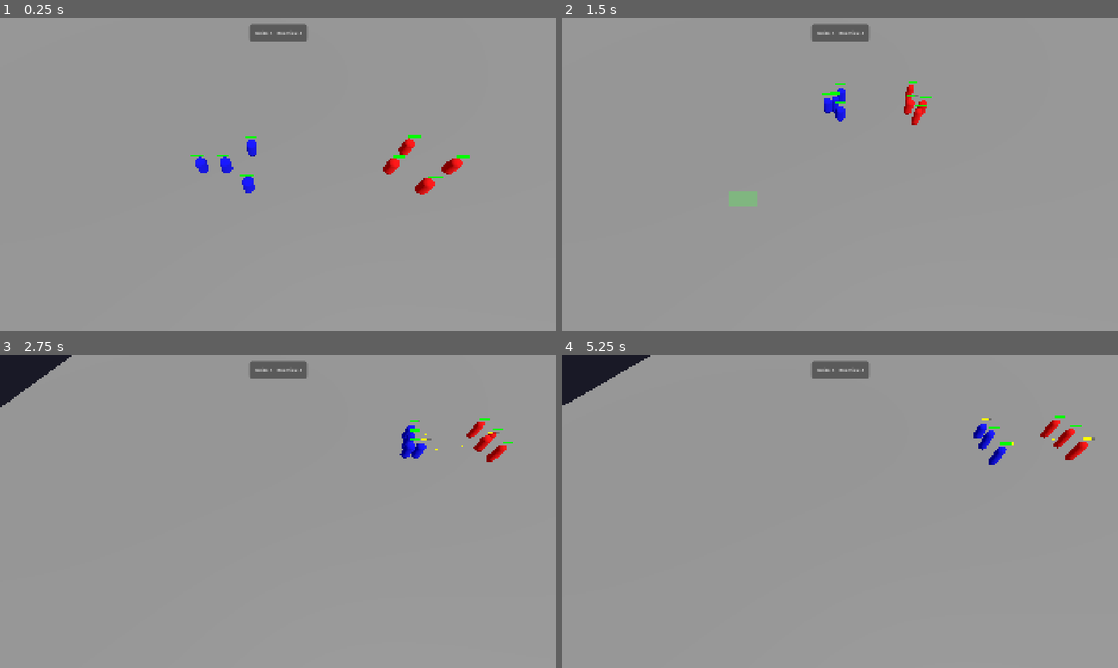
Above: before the commit, frames 1-4 (two rows, left to right).
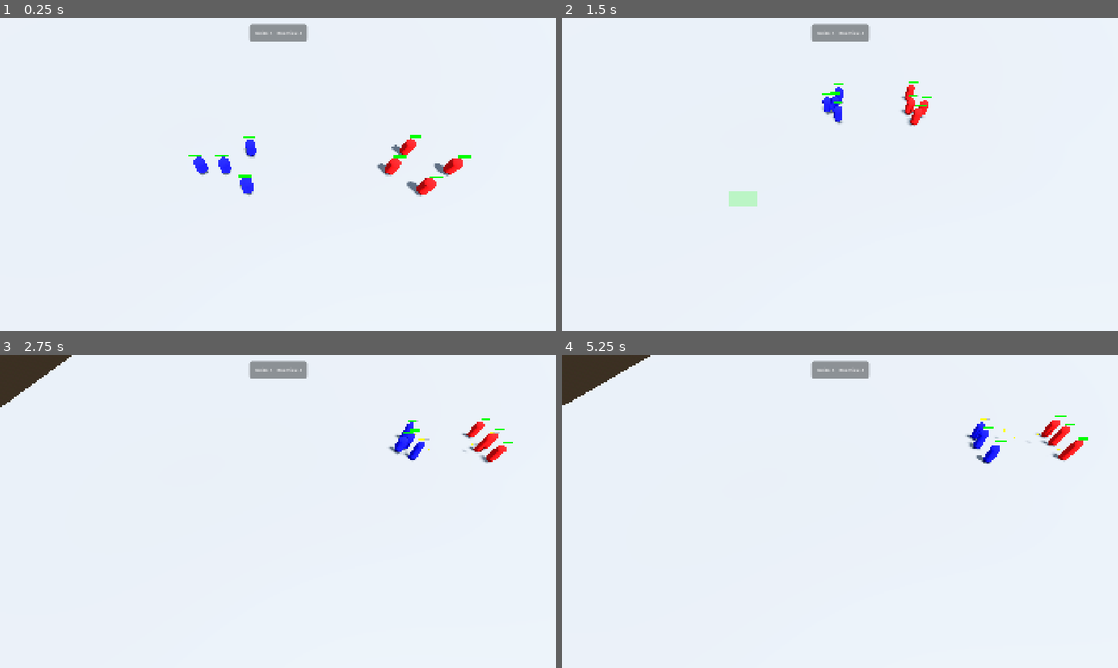
Above: after the commit, the same moments.

Repository: planetazul3/Game
Game: Godot game, scene res://scenes/test_map.tscn
Two runs of this game, one before a commit and one after it. Both use one fixed random seed, a clock stepped at 60 frames per second and the inputs below. Sound files missing from this copy of the repository are replaced by a short silence.
Inputs (mouse positions are in pixels of both pictures, inside the frame that each line leads up to):
- Up to frame 1 (0.25 s): no input
- Up to frame 2 (1.5 s): move the mouse to (962, 158) at 0.52 s; hold S (camera_backward) 0.53-1.25 s; click (962, 158) at 0.67 s; drag from (728, 190) to (812, 237) at 1.27 s
- Up to frame 3 (2.75 s): move the mouse to (333, 442) at 2.02 s; hold A (camera_left) from 2.03 s (still down); click (333, 442) at 2.17 s
- Up to frame 4 (5.25 s): release A (camera_left) at 2.75 s; drag from (812, 574) to (673, 464) at 2.77 s; move the mouse to (1006, 558) at 3.52 s; tap Mouse wheel up (camera_zoom_in) at 3.6 s; click (1006, 558) at 3.67 s; drag from (673, 464) to (756, 433) at 4.27 s; move the mouse to (867, 511) at 5.02 s; hold Shift from 5.03 s (still down); click (867, 511) at 5.17 s

The runs differ from the first frame. In frame 1, 100% of the frame differs, in the area x 0-100%, y 0-100%; in frame 2, 100%; in frame 3, 100%; in frame 4, 100%.

Commit message:
chore: finalize gameplay-first pivot, cleanup docs, and improve feel

Diff:
--- a/scenes/test_map.tscn
+++ b/scenes/test_map.tscn
@@ -4,6 +4,18 @@
 [ext_resource type="Script" path="res://scripts/player_controller.gd" id="2_player"]
 [ext_resource type="Script" path="res://scripts/rts_camera.gd" id="3_camera"]
 [ext_resource type="PackedScene" path="res://scenes/game_ui.tscn" id="4_ui_scene"]
+
+[sub_resource type="ProceduralSkyMaterial" id="ProceduralSkyMaterial_map"]
+sky_top_color = Color(0.384314, 0.454902, 0.54902, 1)
+
+[sub_resource type="Sky" id="Sky_map"]
+sky_material = SubResource("ProceduralSkyMaterial_map")
+
+[sub_resource type="Environment" id="Environment_map"]
+background_mode = 2
+sky = SubResource("Sky_map")
+tonemap_mode = 2
+glow_enabled = true
 
 [sub_resource type="BoxMesh" id="BoxMesh_floor"]
 size = Vector3(100, 1, 100)
@@ -28,6 +40,12 @@
 
 [node name="DirectionalLight3D" type="DirectionalLight3D" parent="."]
 transform = Transform3D(0.866025, -0.433013, 0.25, 0, 0.5, 0.866025, -0.5, -0.75, 0.433013, 0, 10, 0)
+shadow_enabled = true
+shadow_bias = 0.04
+shadow_blur = 1.5
+
+[node name="WorldEnvironment" type="WorldEnvironment" parent="."]
+environment = SubResource("Environment_map")
 
 [node name="GameUI" parent="." instance=ExtResource("4_ui_scene")]
 
--- a/scripts/player_controller.gd
+++ b/scripts/player_controller.gd
@@ -90,10 +90,13 @@
 		else:
 			# Just move to position
 			var target_pos = result.position
-			_spawn_move_marker(target_pos)
+
+			var is_attack_move = Input.is_key_pressed(KEY_A)
+			_spawn_move_marker(target_pos if not is_attack_move else target_pos) # Could use different color
+
 			for unit in selected_units:
 				if is_instance_valid(unit):
-					unit.move_to(target_pos)
+					unit.move_to(target_pos, is_attack_move)
 
 func _spawn_move_marker(pos: Vector3) -> void:
 	var marker_scene = load("res://scenes/move_marker.tscn")
--- a/scripts/unit.gd
+++ b/scripts/unit.gd
@@ -75,15 +75,19 @@
 	sb.bg_color = color
 	hp_bar.add_theme_stylebox_override("fill", sb)
 
-func move_to(pos: Vector3) -> void:
+var is_attack_moving: bool = false
+
+func move_to(pos: Vector3, attack_move: bool = false) -> void:
 	var offset = Vector3(randf_range(-1.0, 1.0), 0, randf_range(-1.0, 1.0))
 	target_position = pos + offset
 	target_unit = null
+	is_attack_moving = attack_move
 	current_state = State.MOVE
 	nav_agent.set_target_position(target_position)
 
 func attack(target: Node3D) -> void:
 	target_unit = target
+	is_attack_moving = false
 	current_state = State.ATTACK
 
 func take_damage(amount: int) -> void:
@@ -125,7 +129,7 @@
 func _process_idle(_delta: float) -> void:
 	var units = get_tree().get_nodes_in_group("units")
 	var nearest_enemy = null
-	var min_dist = 30.0 # Increased from 15.0
+	var min_dist = 30.0
 
 	for unit in units:
 		if unit.faction_id != faction_id:
@@ -139,9 +143,17 @@
 		attack(nearest_enemy)
 
 func _process_move(delta: float) -> void:
+	if is_attack_moving:
+		# Scan for enemies while moving
+		var units = get_tree().get_nodes_in_group("units")
+		for unit in units:
+			if unit.faction_id != faction_id and global_position.distance_to(unit.global_position) < 15.0:
+				attack(unit)
+				return
+
 	if nav_agent.is_navigation_finished():
 		current_state = State.IDLE
-		mesh.scale = mesh.scale.lerp(Vector3.ONE, delta * 10.0) # Reset scale
+		mesh.scale = mesh.scale.lerp(Vector3.ONE, delta * 15.0)
 		return
 
 	var next_path_pos: Vector3 = nav_agent.get_next_path_position()
@@ -150,10 +162,11 @@
 	var push = _calculate_separation()
 	new_velocity += push * 4.0
 
-	velocity = velocity.lerp(new_velocity, delta * 8.0)
+	# Mass-based acceleration (lower multiplier = heavier feel)
+	velocity = velocity.lerp(new_velocity, delta * 6.0)
 	move_and_slide()
 
-	# Procedural "Running" animation (Squish/Stretch)
+	# Procedural walk animation
 	var walk_cycle = sin(Time.get_ticks_msec() * 0.015) * 0.1
 	mesh.scale.y = 1.0 + walk_cycle
 	mesh.scale.x = 1.0 - walk_cycle
@@ -173,13 +186,28 @@
 		nav_agent.set_target_position(target_unit.global_position)
 		_process_move(delta)
 	else:
-		velocity = velocity.lerp(Vector3.ZERO, delta * 10.0)
+		# Decelerate to stop
+		velocity = velocity.lerp(Vector3.ZERO, delta * 15.0)
 		move_and_slide()
 
+		# Look at target
+		var look_target = target_unit.global_position
+		look_at(Vector3(look_target.x, global_position.y, look_target.z), Vector3.UP)
+
 		attack_timer -= delta
-		if attack_timer <= 0:
+
+		# Attack Anticipation (Windup)
+		if attack_timer < 0.2 and attack_timer > 0:
+			# Squish down before firing
+			mesh.scale = mesh.scale.lerp(Vector3(1.2, 0.8, 1.2), delta * 20.0)
+		elif attack_timer <= 0:
 			_fire_projectile()
 			attack_timer = attack_cooldown
+			# Kickback effect
+			mesh.scale = Vector3(0.8, 1.4, 0.8)
+		else:
+			# Reset scale during cooldown
+			mesh.scale = mesh.scale.lerp(Vector3.ONE, delta * 10.0)
 
 func _fire_projectile() -> void:
 	var bullet_scene = load("res://scenes/bullet.tscn")
Not shown, added: project_snapshot_20260512_174805.txt
Not shown, changed: .antigravity/instructions.md
Not shown, removed: docs/EXECUTION_FLOW.md
Not shown, removed: docs/LOCKSTEP_GUIDE.md
Not shown, removed: docs/PERFORMANCE_GUIDE.md
Not shown, removed: docs/REPLAY_SYSTEM.md
Not shown, removed: docs/SYSTEM_DEPENDENCIES.md
Not shown, removed: docs/architecture/fog_of_war_spec.md
Not shown, removed: docs/architecture/multiplayer_model.md
